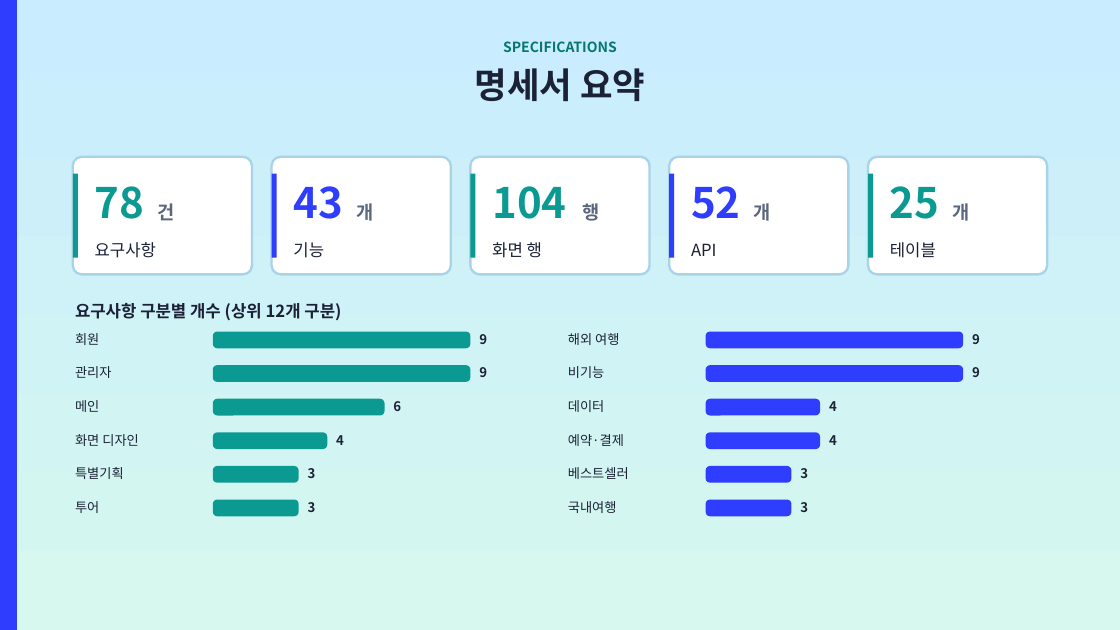
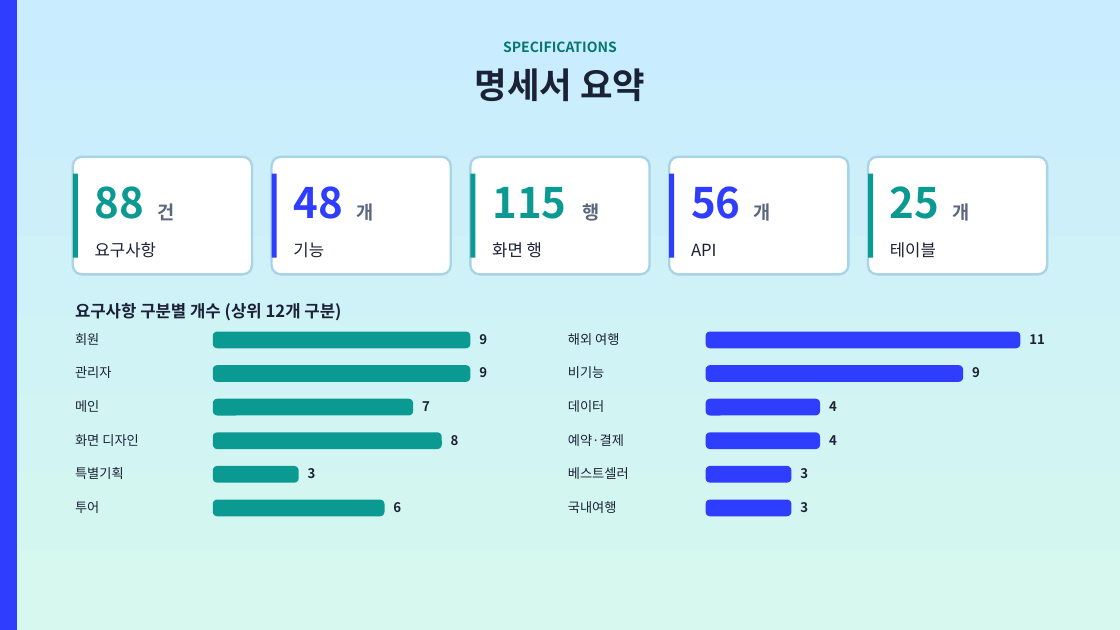
Before and after one commit to ho8566z/nado-gam_word, a slide deck: slide 19 of ppt_output/나도감_발표.pptx. Drawn at 1120x630 pixels with LibreOffice and Linux fonts; fonts in the diff are those of the drawing. Boxes give left, top, right and bottom in pixels: in the first picture for what was removed or moved away, otherwise in the second. Text is boxed around its words. In the diff, an @@ line names an element or a change of style, - is before the commit and + after.

```diff
--- a/ppt_output/나도감_발표.pptx
+++ b/ppt_output/나도감_발표.pptx
@@ text at bbox=[95, 186, 145, 219]: text changed @@
-78
+88
@@ text at bbox=[293, 186, 343, 219]: text changed @@
-43
+48
@@ text at bbox=[492, 187, 566, 219]: text changed @@
-104
+115
@@ text at bbox=[691, 186, 741, 219]: text changed @@
-52
+56
@@ rounded rectangle: place and size @@
-rounded rectangle at bbox=[706, 332, 963, 348]
+rounded rectangle at bbox=[706, 332, 1020, 348]
@@ text at bbox=[1029, 334, 1045, 344]: text changed @@
-9
+11
@@ rounded rectangle: place and size @@
-rounded rectangle at bbox=[213, 399, 385, 416]
+rounded rectangle at bbox=[213, 399, 413, 416]
@@ text added at bbox=[422, 401, 430, 411], 17 pt, text #1B2236, bold @@
+7
@@ rounded rectangle: place and size @@
-rounded rectangle at bbox=[213, 432, 327, 449]
+rounded rectangle at bbox=[213, 432, 442, 449]
@@ text at bbox=[451, 435, 459, 445]: text changed @@
-4
+8
@@ rounded rectangle: place and size @@
-rounded rectangle at bbox=[213, 500, 298, 516]
+rounded rectangle at bbox=[213, 500, 385, 516]
@@ text removed at bbox=[308, 502, 316, 512] @@
-3
@@ text "6": place and size @@
-text "6" at bbox=[393, 401, 401, 411]
+text "6" at bbox=[393, 502, 401, 512]
```
Also in this commit, not shown: 12 other slides changed, 6 other files.
